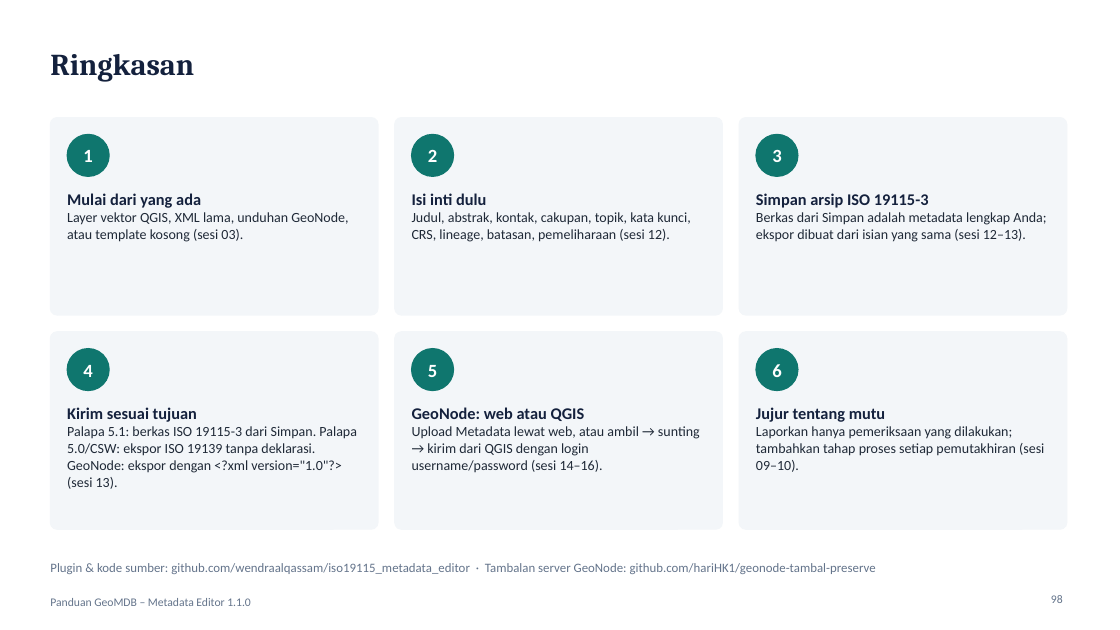
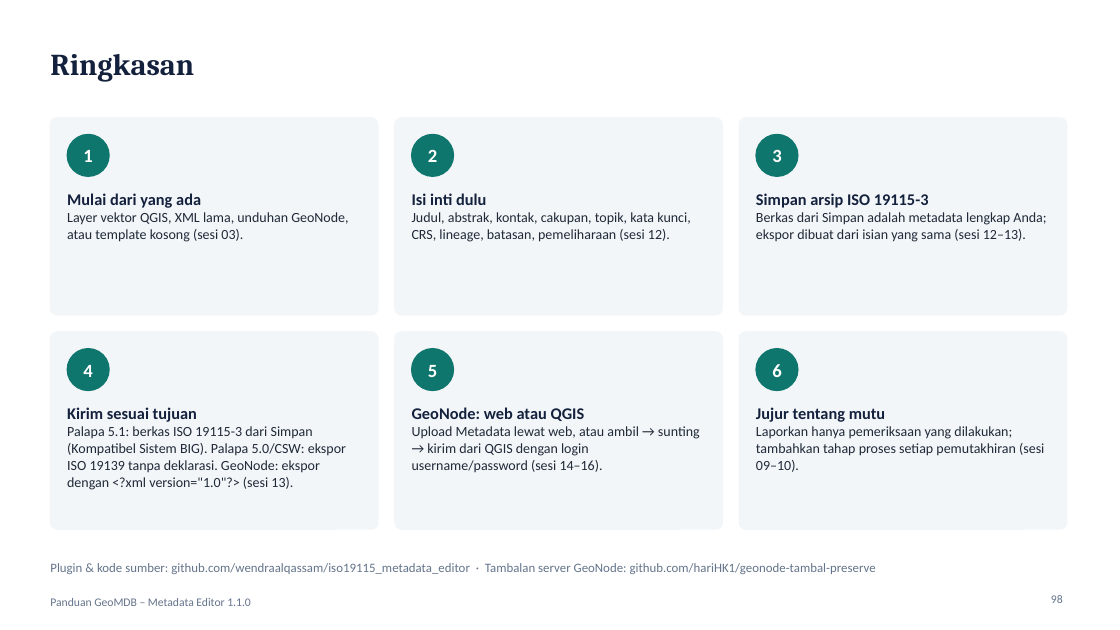
Before and after one commit to wendraalqassam/iso19115_metadata_editor, a slide deck: slide 98 of docs/Panduan-GeoMDB-Metadata-Editor.pptx. Drawn at 1120x630 pixels with LibreOffice and Linux fonts; fonts in the diff are those of the drawing. Boxes give left, top, right and bottom in pixels: in the first picture for what was removed or moved away, otherwise in the second. Text is boxed around its words. In the diff, an @@ line names an element or a change of style, - is before the commit and + after.

Commit message:
Palapa 5.1: ISO 19115-3 only, saved with "Kompatibel Sistem BIG"
Palapa 5.1 does not accept ISO 19139; it takes the ISO 19115-3 file from Save with the
"Kompatibel Sistem BIG" and "Hanya simpan isian yang terisi" options checked. The "Untuk Palapa / CSW"
ISO 19139 export is for Palapa 5.0 (and pycsw/CSW-T). Deck (session 13 Palapa slide, export
conditions, option combinations, case study A, troubleshooting, FAQ, summary) and README updated.

```diff
--- a/docs/Panduan-GeoMDB-Metadata-Editor.pptx
+++ b/docs/Panduan-GeoMDB-Metadata-Editor.pptx
@@ text at <box>67,426,346,490</box>: text changed @@
-Palapa 5.1: berkas ISO 19115-3 dari Simpan. Palapa 5.0/CSW: ekspor ISO 19139 tanpa deklarasi. GeoNode: ekspor dengan <?xml version="1.0"?> (sesi 13).
+Palapa 5.1: berkas ISO 19115-3 dari Simpan (Kompatibel Sistem BIG). Palapa 5.0/CSW: ekspor ISO 19139 tanpa deklarasi. GeoNode: ekspor dengan <?xml version="1.0"?> (sesi 13).
```
Also in this commit, not shown: 7 other slides changed, 1 other file.
